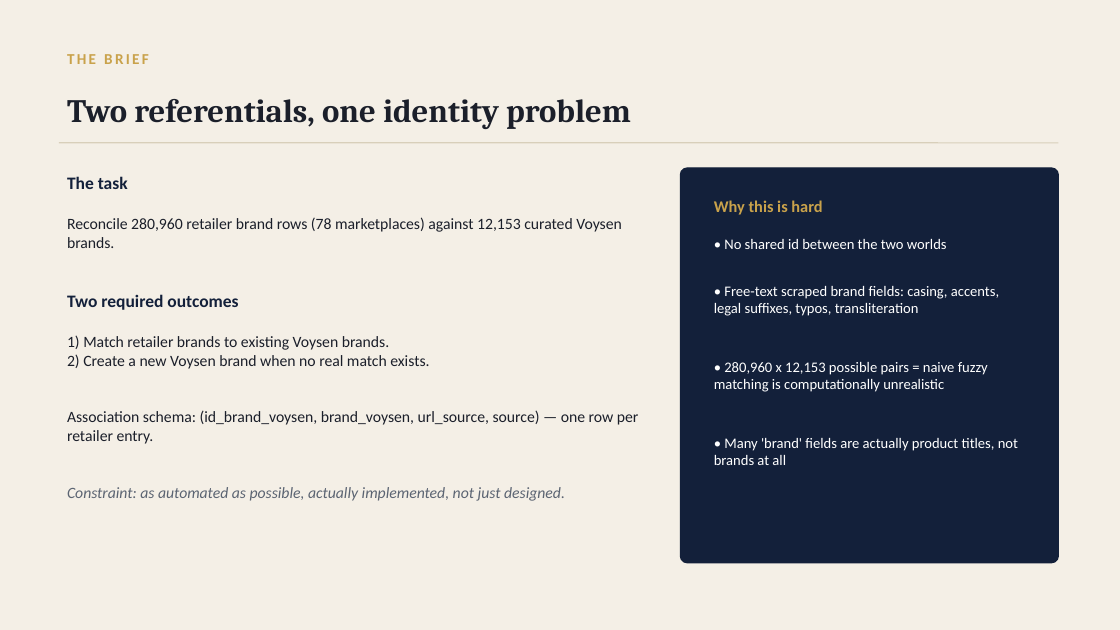
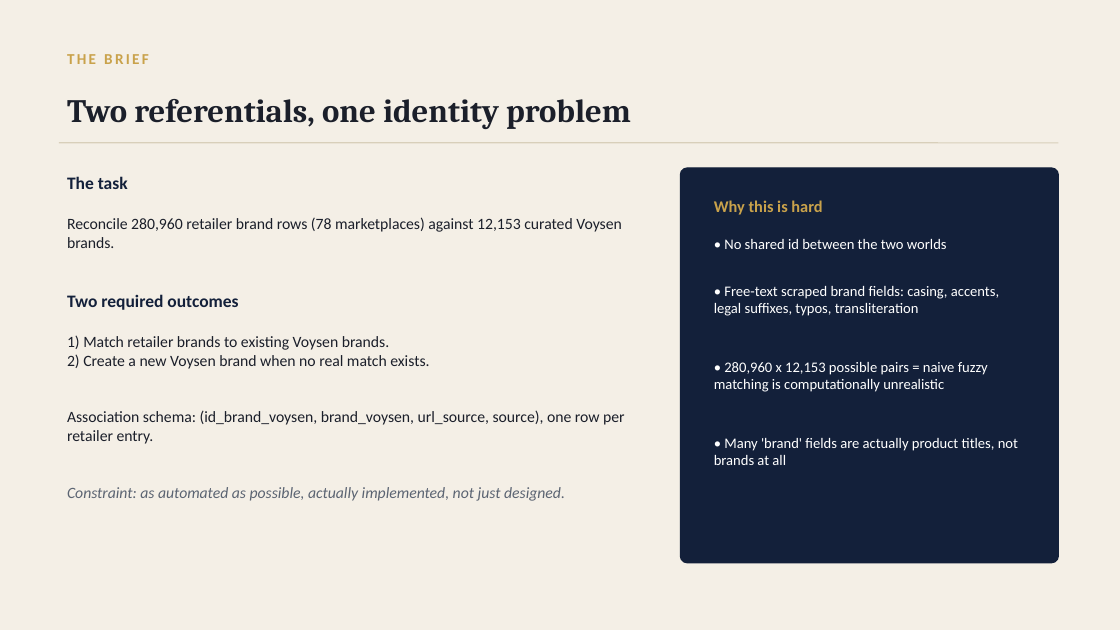
Before and after one commit to Ayoub-etoullali/voysen-brand-matching, a slide deck: slide 2 of Voysen_Brand_Matching_Presentation.pptx. Drawn at 1120x630 pixels with LibreOffice and Linux fonts; fonts in the diff are those of the drawing. Boxes give left, top, right and bottom in pixels: in the first picture for what was removed or moved away, otherwise in the second. Text is boxed around its words. In the diff, an @@ line names an element or a change of style, - is before the commit and + after.

Commit message:
voysen

```diff
--- a/Voysen_Brand_Matching_Presentation.pptx
+++ b/Voysen_Brand_Matching_Presentation.pptx
@@ text at bbox=[67, 410, 625, 444]: text changed @@
-Association schema: (id_brand_voysen, brand_voysen, url_source, source) — one row per retailer entry.
+Association schema: (id_brand_voysen, brand_voysen, url_source, source), one row per retailer entry.
```
Also in this commit, not shown: 7 other slides changed, 1 other file.
